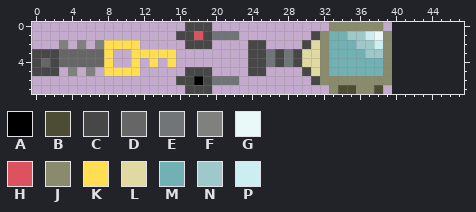
Two states of a pixel-art sprite, assets/gfx/collectables.png. That is the earlier state.
The file is 40x8 pixels. The old version is drawn lined up with the new one, on the new canvas.
Palette (. is transparent): A #000000  B #4c4c35  C #474747  D #666666  E #717578  F #80807f  G #e9f8f9  H #dc535f  J #8a8a6d  K #ffdf51  L #e0d9a1  M #71b1b4  N #9ec8ca  P #cbeff0
Pixels before, first column x 0:
0 .................CCC.............JJJJJJ.
1 ................CCHCEEE........CJMMNNPGJ
2 ...F.F.FKKKK.....CCC....CC....CLJMMMNNPJ
3 CCCDDDDDK..KKKKK........CCECECLLJMMMMNNJ
4 CDCDDDDDK..K.K.K........CCECECLLJMMMMMMJ
5 CCC.F.F.KKKK.....CCC....CC....CLJMMMMMMJ
6 ................CCACEEE........CJJJJJJJJ
7 .................CCC.............JBBJJB.
Once edited:
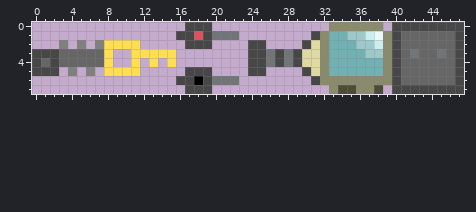
From old to new:
canvas 40x8 -> 48x8
The edit adds colour C in row 0 at x 40 to 47; in rows 1 to 6 at x 40 and 47; in row 7 at x 40 to 47.
The edit adds colour D in rows 1 to 2 at x 41 to 46; in row 3 at x 41, 43 to 44 and 46; in rows 4 to 6 at x 41 to 46.
The edit adds colour E in row 3 at x 42 and 45.
Changed places in both pictures, as pixel boxes (x1, y1, x2, y2):
added: (392, 22, 464, 94)
